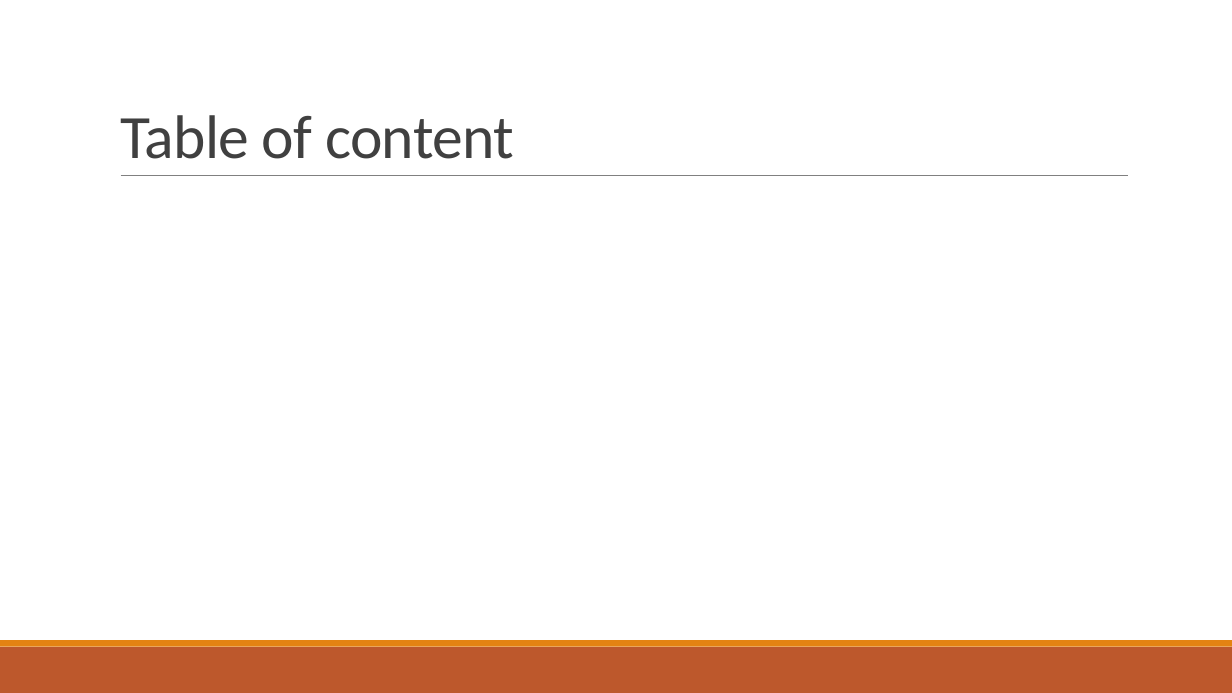
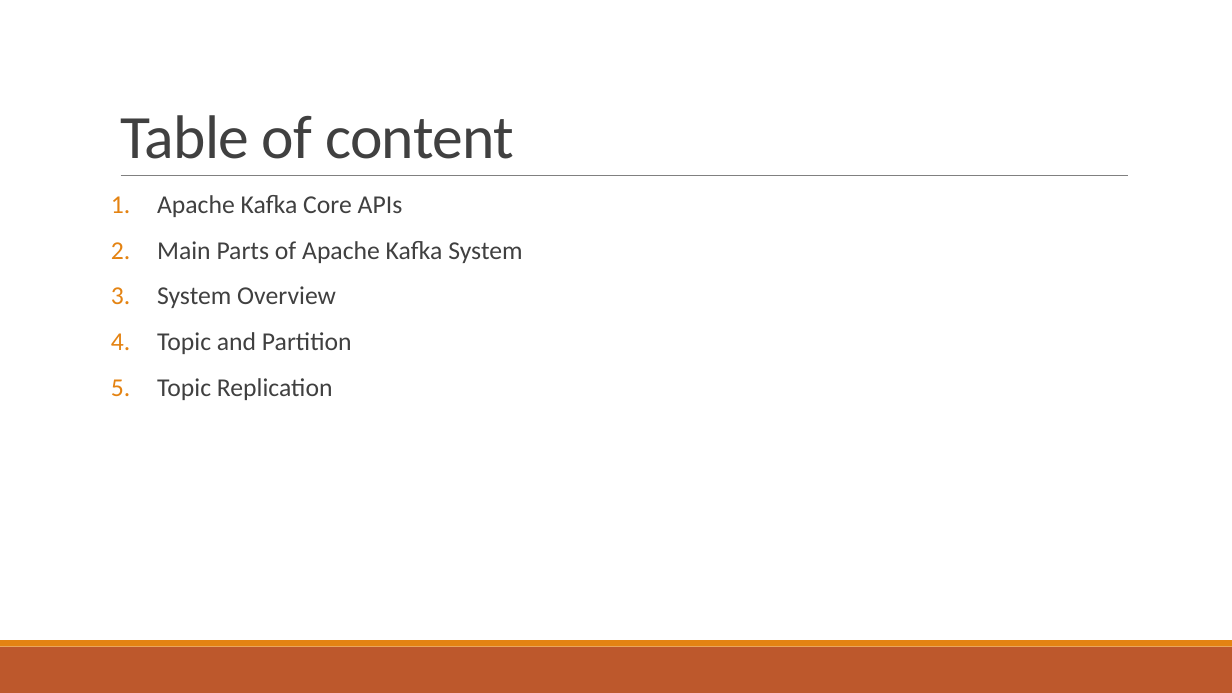
Before and after one commit to Liyenz/DSAID_Data_Engineering_Test, a slide deck: slide 2 of System Design/kafka_system.pptx. Drawn at 1232x693 pixels with LibreOffice and Linux fonts; fonts in the diff are those of the drawing. Boxes give left, top, right and bottom in pixels: in the first picture for what was removed or moved away, otherwise in the second. Text is boxed around its words. In the diff, an @@ line names an element or a change of style, - is before the commit and + after.

Commit message:
Add files via upload
updated the powerpoint content with necessary diagram

```diff
--- a/System Design/kafka_system.pptx
+++ b/System Design/kafka_system.pptx
@@ text added at box(157, 195, 522, 400), 20 pt, text #404040 @@
+1. Apache Kafka Core APIs
+2. Main Parts of Apache Kafka System
+3. System Overview
+4. Topic and Partition
+5. Topic Replication
```
Also in this commit, not shown: 1 other slide changed, 2 slides added.
